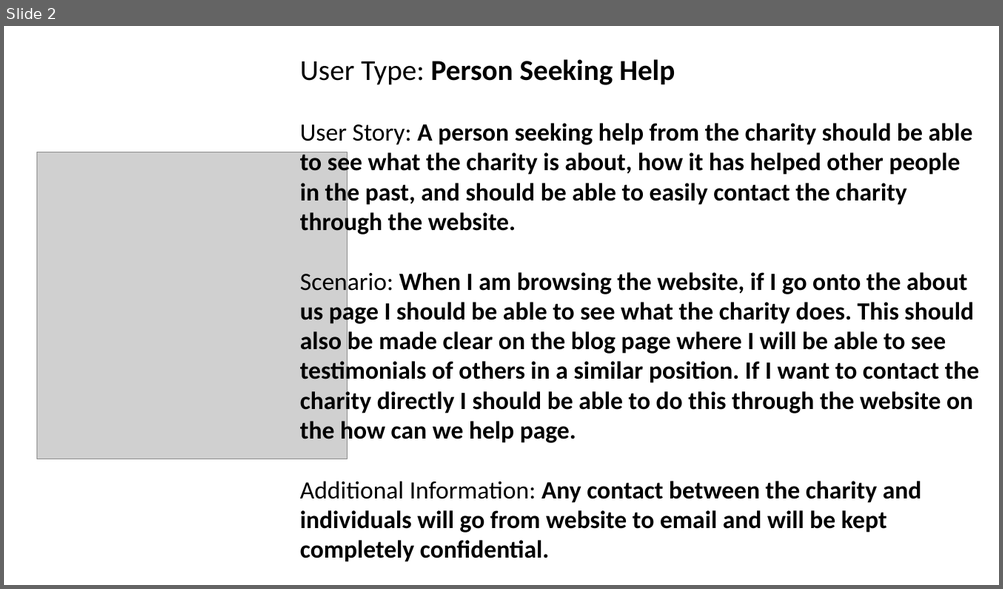
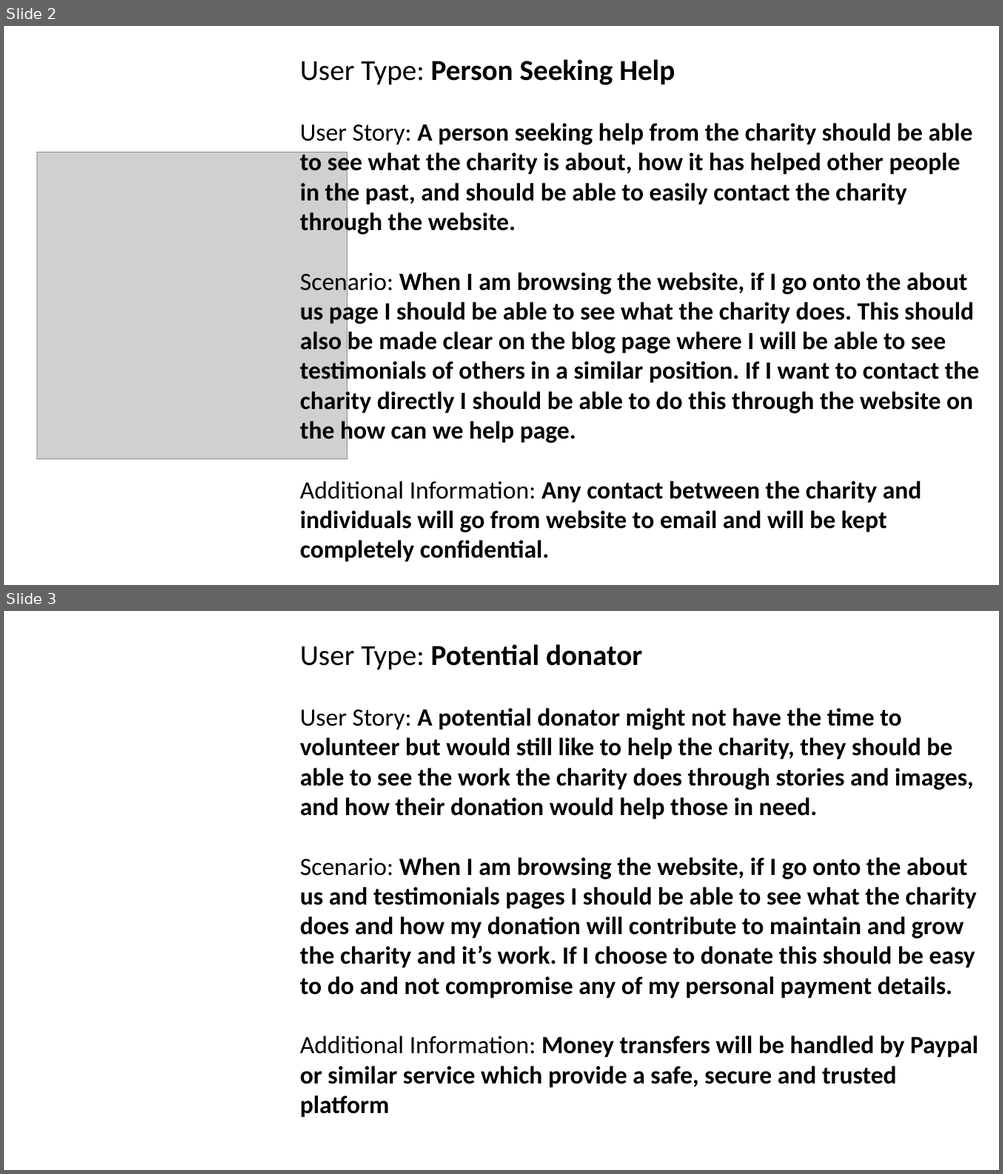
Before and after one commit to ChristosCM/BeyondLimits, a slide deck: Prototype/USVH.pptx. Shown one above the other, each under a label of ours: slide 2 before the commit, slides 2 and 3 after it. The pictures are 1003x589 and 1003x1174 pixels, drawn with LibreOffice and Linux fonts; fonts in the diff are those of the drawing; grey boxes stand for pictures. Boxes give left, top, right and bottom in pixels: in the first picture for what was removed or moved away, otherwise in the second. Text is boxed around its words. In the diff, an @@ line names an element or a change of style, - is before the commit and + after.

Commit message:
Added rest of users
Needs images representing donator and admin, perhaps some mention of database functionality for admin?

```diff
--- a/Prototype/USVH.pptx
+++ b/Prototype/USVH.pptx
@@ slide 3 added at [4, 611, 999, 1170], background #FFFFFF @@
@@ text added at [300, 644, 978, 1118], 24 pt, text #000000, bold @@
+User Type: Potential donator
+User Story: A potential donator might not have the time to volunteer but would still like to help the charity, they should be able to see the work the charity does through stories and images, and how their donation would help those in need.
+Scenario: When I am browsing the website, if I go onto the about us and testimonials pages I should be able to see what the charity does and how my donation will contribute to maintain and grow the charity and it’s work. If I choose to donate this should be easy to do and not compromise any of my personal payment details.
+Additional Information: Money transfers will be handled by Paypal or similar service which provide a safe, secure and trusted platform
```
Also in this commit, not shown: 1 other slide added.
